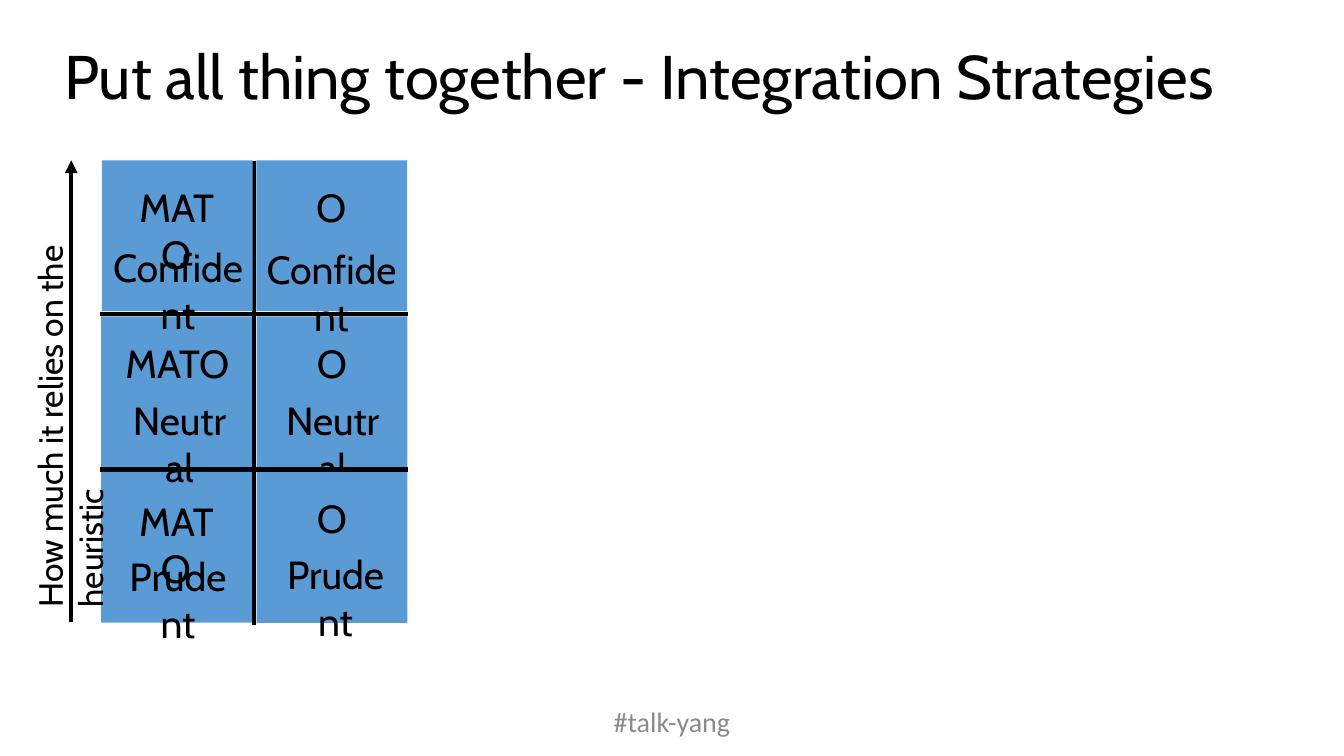
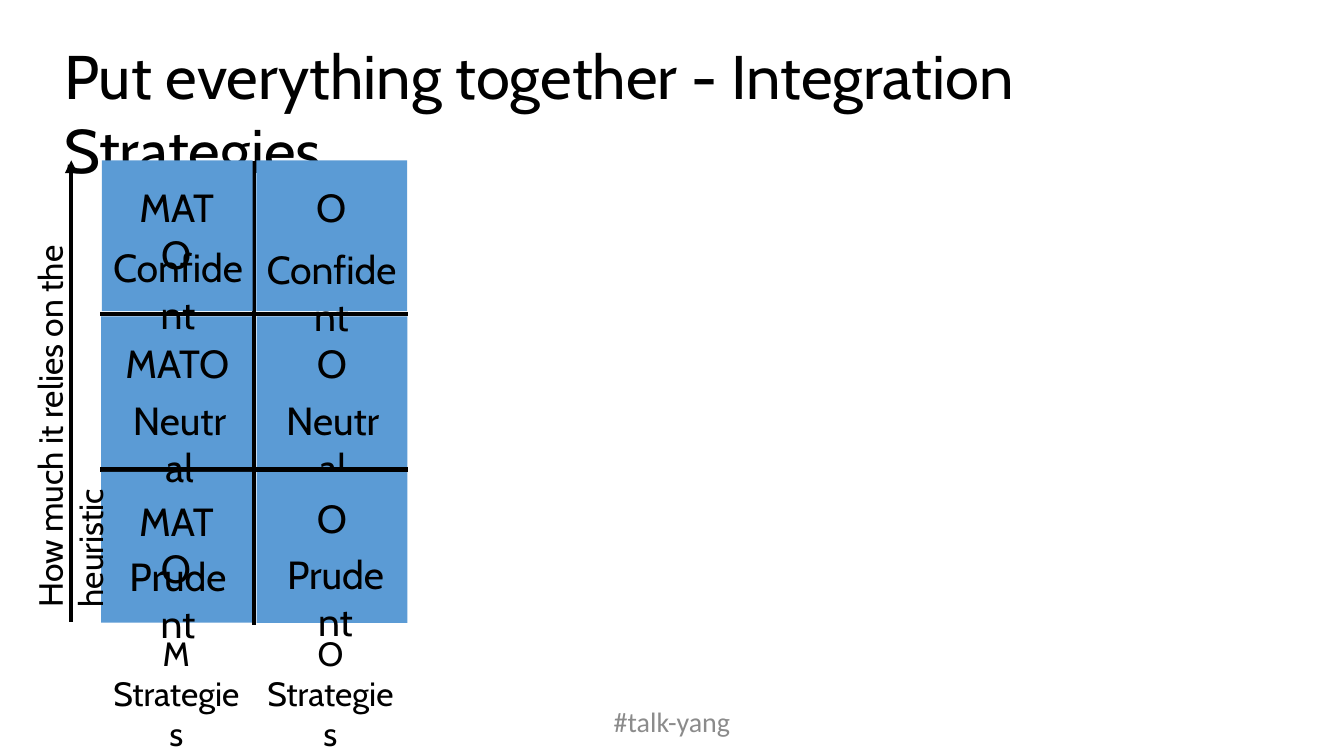
Before and after one commit to Yuan-Yang-Vandy/acs2020, a slide deck: slide 22 of acs2020.pptx (slide 21 before the commit). Drawn at 1344x756 pixels with LibreOffice and Linux fonts; fonts in the diff are those of the drawing. Boxes give left, top, right and bottom in pixels: in the first picture for what was removed or moved away, otherwise in the second. Text is boxed around its words. In the diff, an @@ line names an element or a change of style, - is before the commit and + after.

```diff
--- a/acs2020.pptx
+++ b/acs2020.pptx
@@ text at bbox=[64, 52, 1013, 187]: text changed @@
-Put all thing together - Integration Strategies
+Put everything together - Integration Strategies
@@ text added at bbox=[163, 642, 190, 666], 24 pt, text #000000 @@
+M Strategies
@@ text added at bbox=[318, 642, 344, 667], 24 pt, text #000000 @@
+O Strategies
```
Also in this commit, not shown: 14 other slides changed, 1 slide added, 1 slide removed, 1 other file.
